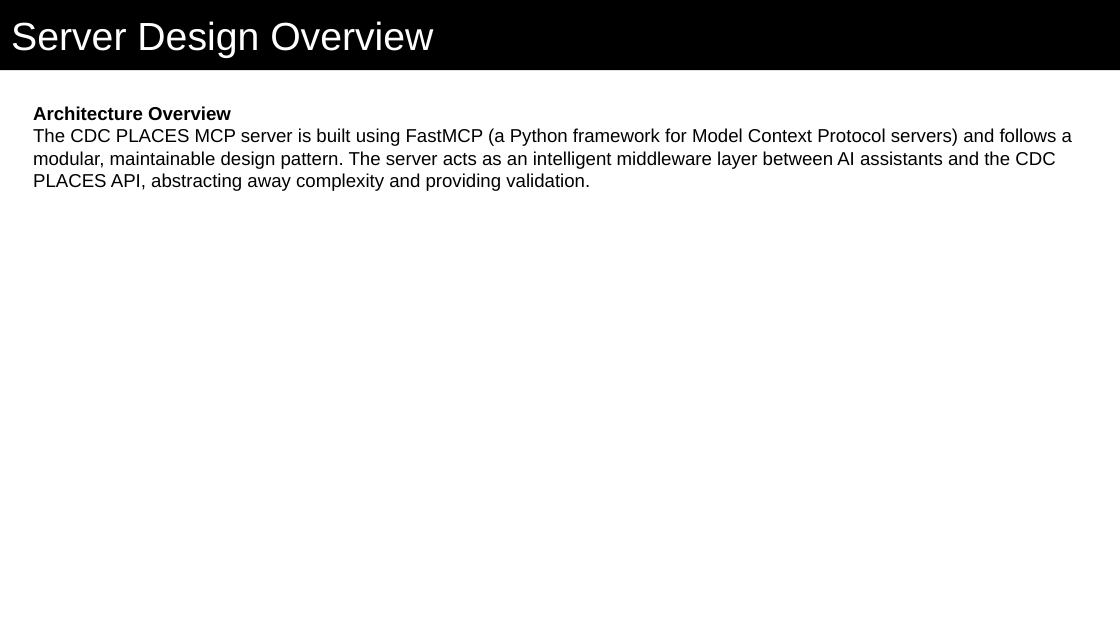
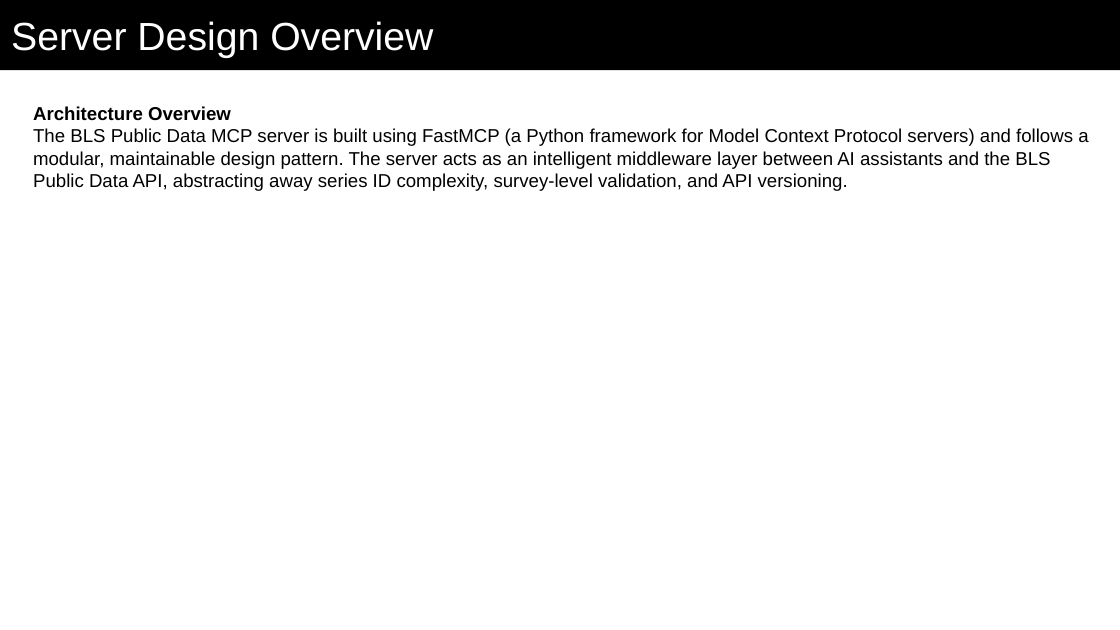
Before and after one commit to gsa-mcp-hackathon/BLS_DS_MCP_SERVER, a slide deck: slide 4 of submission_documentation/mcp_hackathon_bls_public_data.pptx. Drawn at 1120x630 pixels with LibreOffice and Linux fonts; fonts in the diff are those of the drawing. Boxes give left, top, right and bottom in pixels: in the first picture for what was removed or moved away, otherwise in the second. Text is boxed around its words. In the diff, an @@ line names an element or a change of style, - is before the commit and + after.

```diff
--- a/submission_documentation/mcp_hackathon_bls_public_data.pptx
+++ b/submission_documentation/mcp_hackathon_bls_public_data.pptx
@@ text at [33, 128, 1088, 191]: text changed @@
-The CDC PLACES MCP server is built using FastMCP (a Python framework for Model Context Protocol servers) and follows a modular, maintainable design pattern. The server acts as an intelligent middleware layer between AI assistants and the CDC PLACES API, abstracting away complexity and providing validation.
+The BLS Public Data MCP server is built using FastMCP (a Python framework for Model Context Protocol servers) and follows a modular, maintainable design pattern. The server acts as an intelligent middleware layer between AI assistants and the BLS Public Data API, abstracting away series ID complexity, survey-level validation, and API versioning.
```
Also in this commit, not shown: 9 other slides changed.
